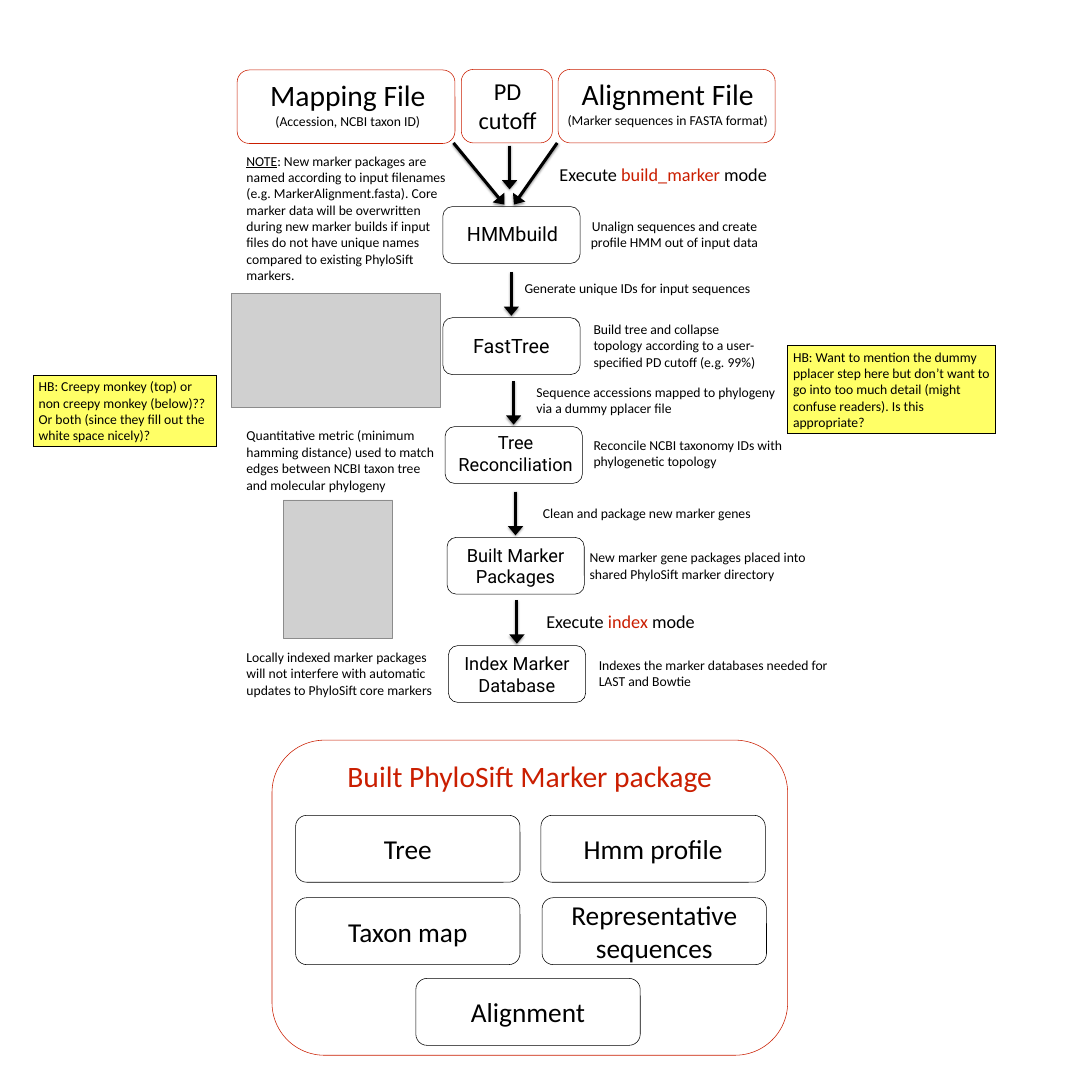
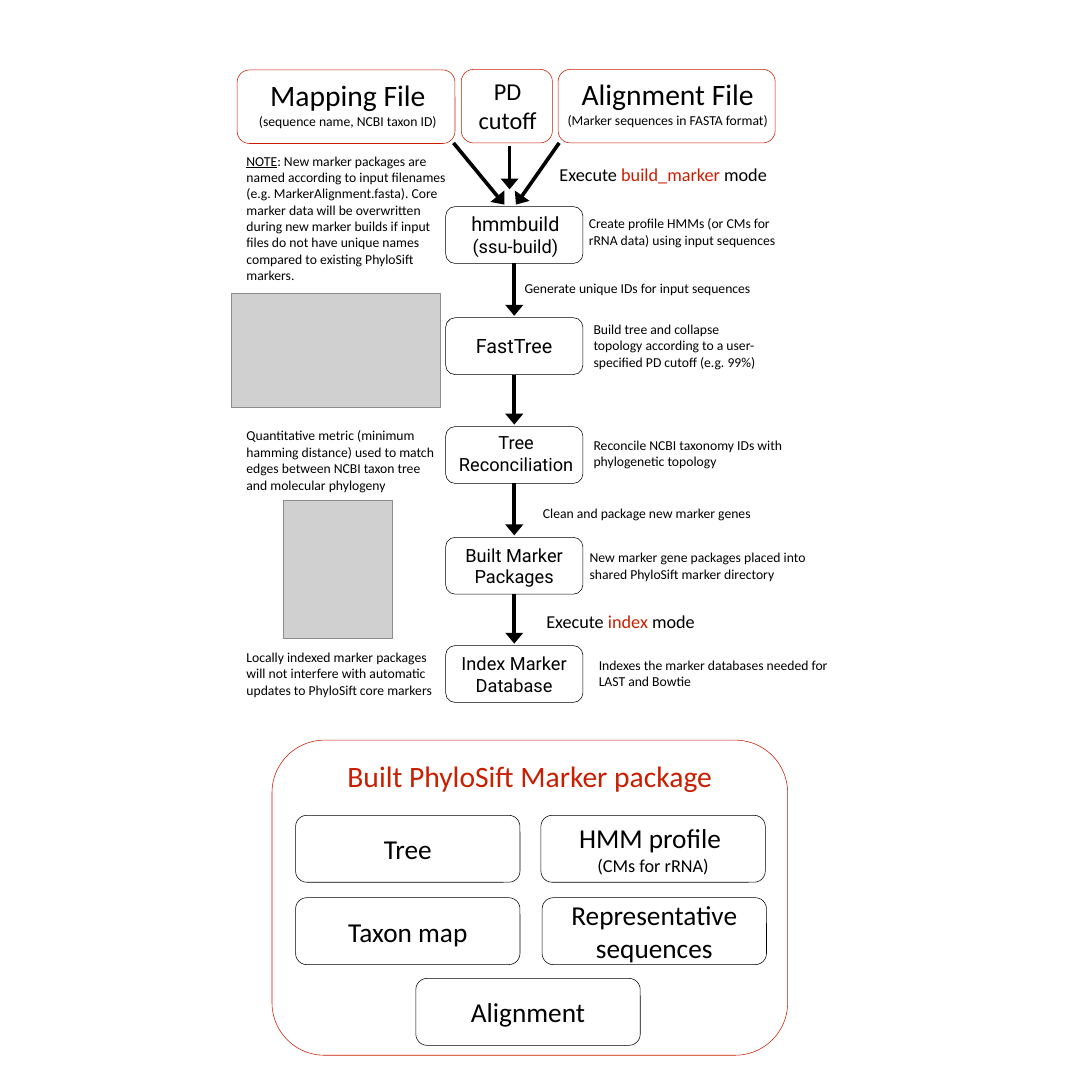
Before and after one commit to gjospin/PhyloSift, a slide deck: slide 1 of writing/figures/Phylosift_Monkey.pptx. Drawn at 1092x1092 pixels with LibreOffice and Linux fonts; fonts in the diff are those of the drawing; grey boxes stand for pictures. Boxes give left, top, right and bottom in pixels: in the first picture for what was removed or moved away, otherwise in the second. Text is boxed around its words. In the diff, an @@ line names an element or a change of style, - is before the commit and + after.

```diff
--- a/writing/figures/Phylosift_Monkey.pptx
+++ b/writing/figures/Phylosift_Monkey.pptx
@@ text at (259, 116, 437, 129): text changed @@
-(Accession, NCBI taxon ID)
+(sequence name, NCBI taxon ID)
@@ arrow (454, 143) - (505, 205): stroke #000000 4 pt to #000000 4.75 pt @@
@@ arrow (509, 146) - (509, 189): stroke #000000 4 pt to #000000 4.75 pt @@
@@ arrow (559, 143) - (516, 205): stroke #000000 4 pt to #000000 4.75 pt @@
@@ text at (471, 216, 559, 257): text changed; size 26 to 24 pt @@
-HMMbuild
+hmmbuild (ssu-build)
@@ text at (589, 218, 775, 248): text changed @@
-Unalign sequences and create profile HMM out of input data
+Create profile HMMs (or CMs for rRNA data) using input sequences
@@ arrow moved from (512, 272) - (512, 316) to (514, 264) - (514, 316) @@
@@ arrow (514, 264) - (514, 316): stroke #000000 4 pt to #000000 4.75 pt @@
@@ rectangle removed at (788, 346, 996, 434) @@
-HB: Want to mention the dummy pplacer step here but don’t want to go into too much detail (might confuse readers). Is this appropriate?
@@ rectangle removed at (33, 375, 216, 447) @@
-HB: Creepy monkey (top) or non creepy monkey (below)?? Or both (since they fill out the white space nicely)?
@@ arrow moved from (514, 381) - (514, 425) to (514, 375) - (514, 425) @@
@@ arrow (514, 375) - (514, 425): stroke #000000 4 pt to #000000 4.75 pt @@
@@ text removed at (536, 387, 775, 416) @@
-Sequence accessions mapped to phylogeny via a dummy pplacer file
@@ arrow moved from (515, 491) - (515, 535) to (514, 483) - (514, 535) @@
@@ arrow (514, 483) - (514, 535): stroke #000000 4 pt to #000000 4.75 pt @@
@@ arrow moved from (517, 600) - (517, 644) to (514, 594) - (514, 644) @@
@@ arrow (514, 594) - (514, 644): stroke #000000 4 pt to #000000 4.75 pt @@
@@ text in rounded rectangle at (579, 829, 721, 875): text changed; size 36 to 24 pt @@
-Hmm profile
+HMM profile
+(CMs for rRNA)
```
Also in this commit, not shown: 11 other files.
